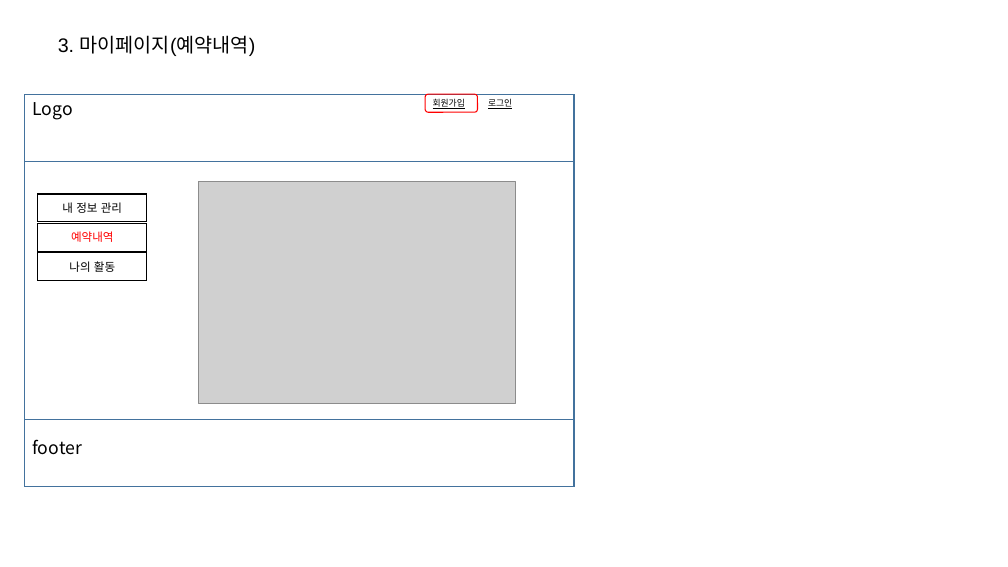
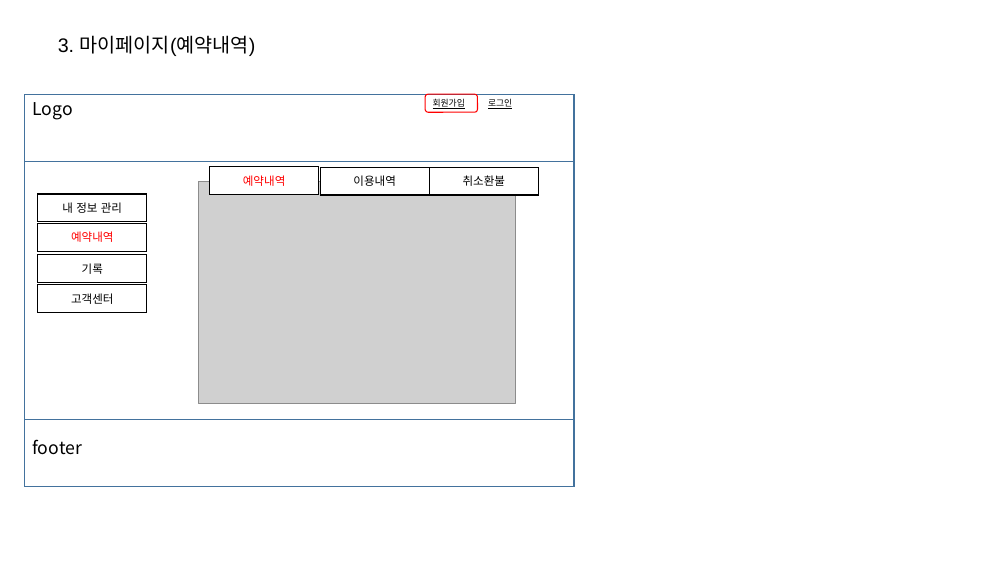
Before and after one commit to Hanbch/TravelHunter_document, a slide deck: slide 10 of document files/02_화면설계/화면설계.pptx (slide 8 before the commit). Drawn at 1008x567 pixels with LibreOffice and Linux fonts; fonts in the diff are those of the drawing; grey boxes stand for pictures. Boxes give left, top, right and bottom in pixels: in the first picture for what was removed or moved away, otherwise in the second. Text is boxed around its words. In the diff, an @@ line names an element or a change of style, - is before the commit and + after.

```diff
--- a/document files/02_화면설계/화면설계.pptx
+++ b/document files/02_화면설계/화면설계.pptx
@@ rectangle added at box(209, 166, 318, 194), fill #FFFFFF, outline #000000 1 pt, 11 pt, text #FF0000 @@
+예약내역
@@ rectangle added at box(321, 167, 430, 195), fill #FFFFFF, outline #000000 1 pt, 11 pt, text #000000 @@
+이용내역
@@ rectangle added at box(430, 167, 538, 195), fill #FFFFFF, outline #000000 1 pt, 11 pt, text #000000 @@
+취소환불
@@ rectangle removed at box(38, 253, 147, 281) @@
-나의 활동
@@ rectangle added at box(38, 255, 147, 283), fill #FFFFFF, outline #000000 1 pt, 11 pt, text #000000 @@
+기록
@@ rectangle added at box(38, 285, 147, 313), fill #FFFFFF, outline #000000 1 pt, 11 pt, text #000000 @@
+고객센터
```
Also in this commit, not shown: 5 other slides changed, 6 slides added, 9 other files.
